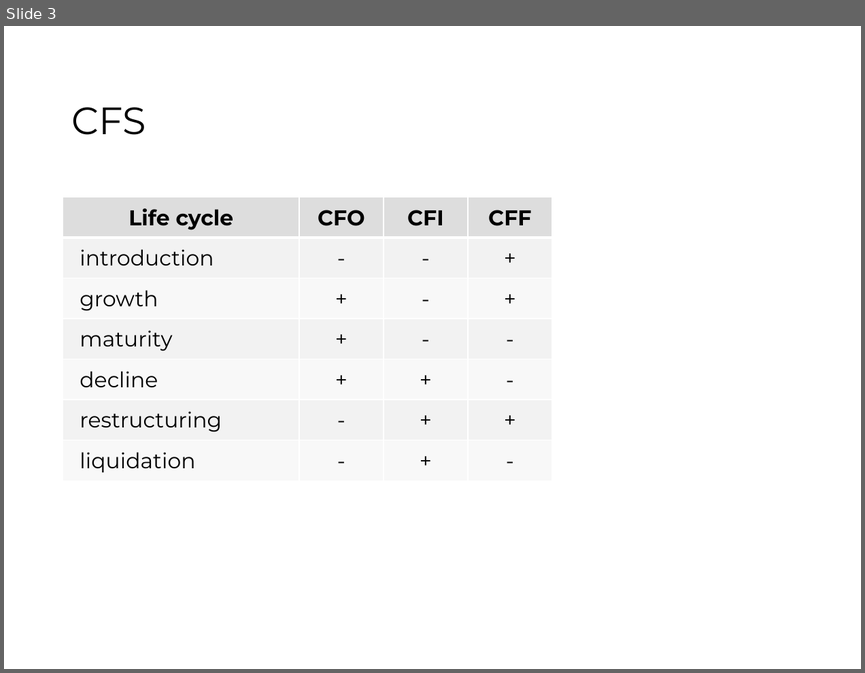
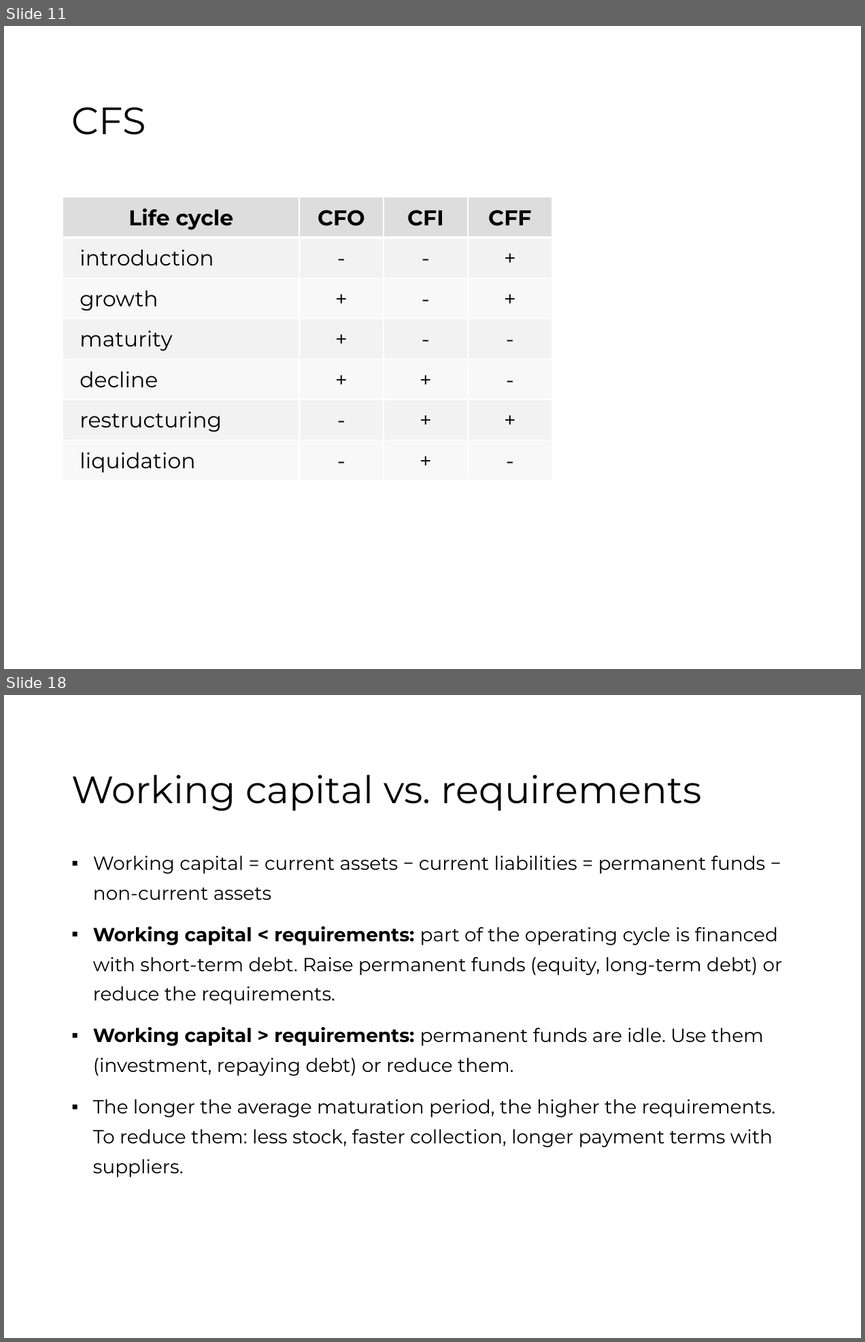
Before and after one commit to jorgegallud-boop/FSA, a slide deck: source-pptx/05.pptx. Shown one above the other, each under a label of ours: slide 3 before the commit, slides 11 and 18 after it; the slides between them are not shown. The pictures are 865x673 and 865x1342 pixels, drawn with LibreOffice and Linux fonts; fonts in the diff are those of the drawing. Boxes give left, top, right and bottom in pixels: in the first picture for what was removed or moved away, otherwise in the second. Text is boxed around its words. In the diff, an @@ line names an element or a change of style, - is before the commit and + after.

```diff
--- a/source-pptx/05.pptx
+++ b/source-pptx/05.pptx
@@ slide 18 added at (4, 695, 861, 1338), background #FFFFFF @@
@@ title added at (71, 775, 701, 811), 32 pt, text #000000 @@
+Working capital vs. requirements
@@ text added at (93, 855, 783, 1177), 16 pt, text #000000 @@
+▪ Working capital = current assets − current liabilities = permanent funds − non-current assets
+▪ Working capital < requirements: part of the operating cycle is financed with short-term debt. Raise permanent funds (equity, long-term debt) or reduce the requirements.
+▪ Working capital > requirements: permanent funds are idle. Use them (investment, repaying debt) or reduce them.
+▪ The longer the average maturation period, the higher the requirements. To reduce them: less stock, faster collection, longer payment terms with suppliers.
@@ what was slide 3 is now slide 11 @@
```
Also in this commit, not shown: 2 slides changed, 18 other slides added, 11 other files.
